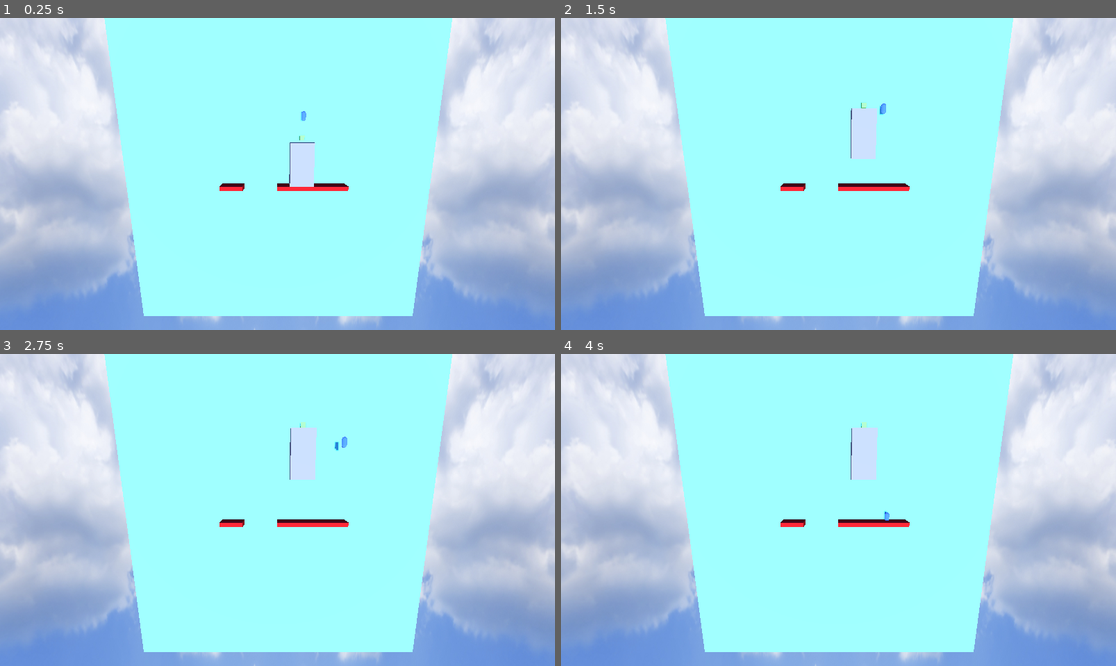
Above: before the commit, frames 1-4 (two rows, left to right).
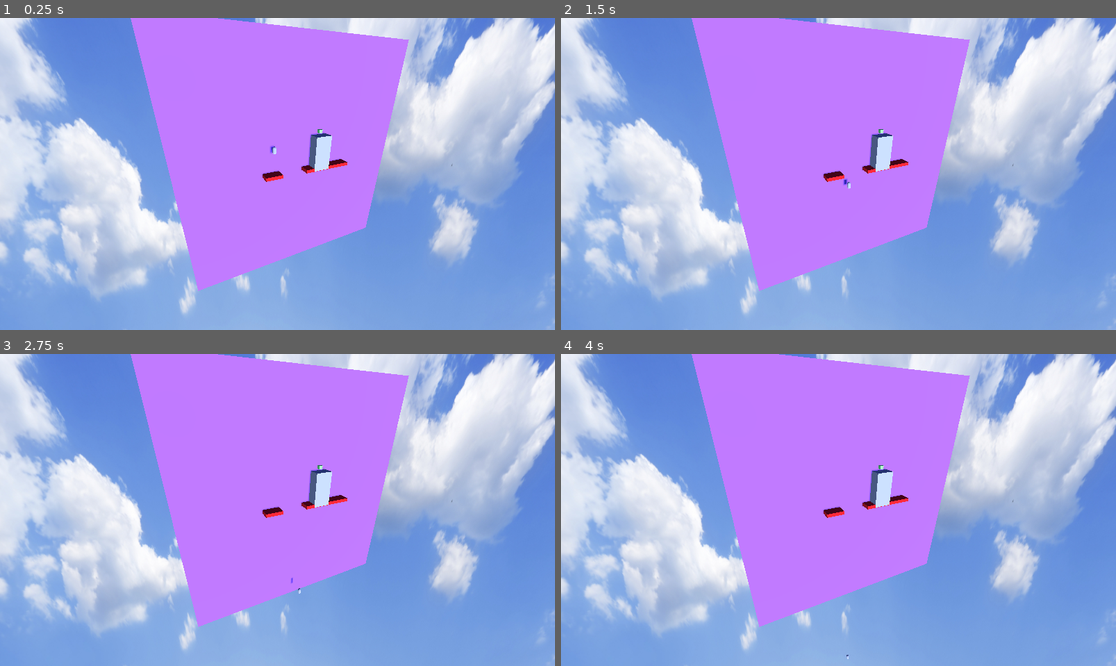
Above: after the commit, the same moments.

Repository: AtlasWongy/gmtk_game_jam_2024
Game: Godot game, scene res://Game.tscn
The game is run twice, just before and just after one commit, with the same random seed, the same clock (stepped at 60 frames per second) and the same inputs. This scene is started directly instead of the project's main scene.
Inputs:
- Up to frame 1 (0.25 s): no input
- Up to frame 2 (1.5 s): tap Enter (ui_accept) at 0.5, 0.77 s; hold Right (ui_right) 0.53-1.28 s; hold Down (ui_down) from 1.28 s (still down)
- Up to frame 3 (2.75 s): tap Enter (ui_accept) at 1.52 s; release Down (ui_down) at 2.03 s; hold Right (ui_right) from 2.03 s (still down)
- Up to frame 4 (4 s): release Right (ui_right) at 2.78 s; hold Up (ui_up) 2.78-3.53 s; tap Enter (ui_accept) at 3.02, 3.77 s; hold Left (ui_left) from 3.53 s (still down)

The runs differ from the first frame. In frame 1, 79% of the frame differs, in the area x 0-100%, y 0-100%; in frame 2, 79%; in frame 3, 79%; in frame 4, 79%.

Commit message:
Added flag

Diff:
--- a/Game.tscn
+++ b/Game.tscn
@@ -4,11 +4,15 @@
 [ext_resource type="PackedScene" uid="uid://dma2hkr6ihng3" path="res://objects/Gate/gate.tscn" id="2_4vs8i"]
 [ext_resource type="Script" path="res://objects/test_character.gd" id="4_b6nsf"]
 
-[sub_resource type="StandardMaterial3D" id="StandardMaterial3D_i3vra"]
-albedo_color = Color(0.454902, 1, 1, 1)
+[sub_resource type="StandardMaterial3D" id="StandardMaterial3D_vvsc4"]
+albedo_color = Color(0.54902, 0.305882, 0.823529, 0.776471)
 
-[sub_resource type="QuadMesh" id="QuadMesh_qkno2"]
-material = SubResource("StandardMaterial3D_i3vra")
+[sub_resource type="BoxMesh" id="BoxMesh_sxh4v"]
+material = SubResource("StandardMaterial3D_vvsc4")
+size = Vector3(1, 1, 2)
+
+[sub_resource type="ConcavePolygonShape3D" id="ConcavePolygonShape3D_h8te1"]
+data = PackedVector3Array(-0.5, 0.5, 1, 0.5, 0.5, 1, -0.5, -0.5, 1, 0.5, 0.5, 1, 0.5, -0.5, 1, -0.5, -0.5, 1, 0.5, 0.5, -1, -0.5, 0.5, -1, 0.5, -0.5, -1, -0.5, 0.5, -1, -0.5, -0.5, -1, 0.5, -0.5, -1, 0.5, 0.5, 1, 0.5, 0.5, -1, 0.5, -0.5, 1, 0.5, 0.5, -1, 0.5, -0.5, -1, 0.5, -0.5, 1, -0.5, 0.5, -1, -0.5, 0.5, 1, -0.5, -0.5, -1, -0.5, 0.5, 1, -0.5, -0.5, 1, -0.5, -0.5, -1, 0.5, 0.5, 1, -0.5, 0.5, 1, 0.5, 0.5, -1, -0.5, 0.5, 1, -0.5, 0.5, -1, 0.5, 0.5, -1, -0.5, -0.5, 1, 0.5, -0.5, 1, -0.5, -0.5, -1, 0.5, -0.5, 1, 0.5, -0.5, -1, -0.5, -0.5, -1)
 
 [sub_resource type="StandardMaterial3D" id="StandardMaterial3D_rjaae"]
 albedo_color = Color(1, 0.04, 0.04, 1)
@@ -38,36 +42,38 @@
 sky = SubResource("Sky_me7r3")
 ambient_light_color = Color(0, 0.698039, 0.733333, 1)
 
-[sub_resource type="StandardMaterial3D" id="StandardMaterial3D_jei4w"]
-albedo_color = Color(0.257616, 0.455869, 0.918367, 1)
-
-[sub_resource type="CapsuleMesh" id="CapsuleMesh_ltnmv"]
-material = SubResource("StandardMaterial3D_jei4w")
+[sub_resource type="CapsuleMesh" id="CapsuleMesh_tseff"]
 
 [sub_resource type="BoxShape3D" id="BoxShape3D_874k6"]
-size = Vector3(2.07422, 1, 1.05847)
+size = Vector3(0.904785, 1.86121, 1.05847)
 
 [node name="Game" type="Node"]
 
 [node name="Level" type="Node3D" parent="."]
 
 [node name="Marker3D" type="Marker3D" parent="Level"]
+transform = Transform3D(1, 0, 0, 0, 1, 0, 0, 0, 1, 0, 0, 38.9498)
 
 [node name="Camera3D" type="Camera3D" parent="Level/Marker3D"]
-transform = Transform3D(1, 0, 0, 0, 0.984808, 0.173648, 0, -0.173648, 0.984808, 0, 10.7081, 43.921)
+transform = Transform3D(0.906308, 0.178606, -0.383022, 0, 0.906308, 0.422618, 0.422618, -0.383022, 0.821394, -30.107, 24.1826, 48.0227)
 size = 57.1789
 
 [node name="DirectionalLight3D" type="DirectionalLight3D" parent="Level"]
-transform = Transform3D(1, 0, 0, 0, 1, 0, 0, 0, 1, 0, 44.4409, 0)
+transform = Transform3D(1, 0, 0, 0, 1, 0, 0, 0, 1, 0, 80.9809, 80.6287)
 shadow_enabled = true
 
-[node name="Background" type="MeshInstance3D" parent="Level"]
-transform = Transform3D(69.2749, 0, 0, 0, 69.2749, 0, 0, 0, 39.2507, 0.180075, 0.288888, -1.30527)
-mesh = SubResource("QuadMesh_qkno2")
+[node name="BackgroundCube" type="MeshInstance3D" parent="Level"]
+transform = Transform3D(69.2749, 0, 0, 0, 69.2749, 0, 0, 0, 39.2507, 0, 0, 0)
+mesh = SubResource("BoxMesh_sxh4v")
 skeleton = NodePath("../..")
 
+[node name="StaticBody3D" type="StaticBody3D" parent="Level/BackgroundCube"]
+
+[node name="CollisionShape3D" type="CollisionShape3D" parent="Level/BackgroundCube/StaticBody3D"]
+shape = SubResource("ConcavePolygonShape3D_h8te1")
+
 [node name="MeshInstance3D" type="MeshInstance3D" parent="Level"]
-transform = Transform3D(1, -9.47623e-05, 7.20662e-05, 9.47623e-05, 1, -2.74374e-05, -7.20662e-05, 2.74374e-05, 1, -10, 0, 0)
+transform = Transform3D(1, -9.47623e-05, 7.20662e-05, 9.47623e-05, 1, -2.74374e-05, -7.20662e-05, 2.74374e-05, 1, -10, 0, 40.758)
 mesh = SubResource("BoxMesh_cq13r")
 skeleton = NodePath("../..")
 
@@ -78,7 +84,7 @@
 shape = SubResource("ConcavePolygonShape3D_ej5oe")
 
 [node name="MeshInstance3D2" type="MeshInstance3D" parent="Level"]
-transform = Transform3D(1.01669, -0.000192686, 0.000146541, 0.00019269, 1.01669, -5.57839e-05, -0.000146536, 5.57978e-05, 1.01669, 7.59307, 0, 0)
+transform = Transform3D(1, -0.000189519, 0.000144141, 0.000189527, 1, -5.48545e-05, -0.00014413, 5.48818e-05, 1, 7.59307, 0, 40.758)
 mesh = SubResource("BoxMesh_ipxim")
 skeleton = NodePath("../MeshInstance3D")
 
@@ -91,15 +97,15 @@
 environment = SubResource("Environment_dqqoc")
 
 [node name="Gate" parent="Level" instance=ExtResource("2_4vs8i")]
+transform = Transform3D(1.01669, -0.000192686, 0.000146541, 0.00019269, 1.01669, -5.57839e-05, -0.000146536, 5.57978e-05, 1.01669, 5.211, 4.679, 40.758)
 
 [node name="Test Character" type="CharacterBody3D" parent="Level"]
-transform = Transform3D(0.5, 0, 0, 0, 1, 0, 0, 0, 1, 0, 14.5105, 0)
+transform = Transform3D(1, 0, 0, 0, 1, 0, 0, 0, 1, -9.44997, 7.59655, 40.758)
 script = ExtResource("4_b6nsf")
 
 [node name="MeshInstance3D3" type="MeshInstance3D" parent="Level/Test Character"]
-transform = Transform3D(2, 0, 0, 0, 1, 0, 0, 0, 1, 10.9468, 1.03496, -0.151052)
-mesh = SubResource("CapsuleMesh_ltnmv")
+mesh = SubResource("CapsuleMesh_tseff")
 
 [node name="CollisionShape3D" type="CollisionShape3D" parent="Level/Test Character"]
-transform = Transform3D(1, 0, 0, 0, 1, 0, 0, 0, 1, 10.9544, 0.747402, -0.106356)
+transform = Transform3D(1, 0, 0, 0, 1, 0, 0, 0, 1, -0.0119629, 0, 0)
 shape = SubResource("BoxShape3D_874k6")
--- /dev/null
+++ b/objects/Flag/flag.gd
@@ -0,0 +1,4 @@
+extends Area3D
+
+func _on_body_entered(body: Node3D) -> void:
+	print(body)
--- /dev/null
+++ b/objects/Flag/flag.tscn
@@ -0,0 +1,24 @@
+[gd_scene load_steps=5 format=3 uid="uid://d1e0ugdqkbr86"]
+
+[ext_resource type="Script" path="res://objects/Flag/flag.gd" id="1_hg3ic"]
+
+[sub_resource type="StandardMaterial3D" id="StandardMaterial3D_3ibqu"]
+albedo_color = Color(0.976471, 0.509804, 0.513726, 1)
+
+[sub_resource type="CylinderMesh" id="CylinderMesh_gl5h3"]
+material = SubResource("StandardMaterial3D_3ibqu")
+
+[sub_resource type="BoxShape3D" id="BoxShape3D_n3hp8"]
+size = Vector3(1, 1.78992, 5.09094)
+
+[node name="Flag" type="Area3D"]
+script = ExtResource("1_hg3ic")
+
+[node name="Area3D" type="MeshInstance3D" parent="."]
+mesh = SubResource("CylinderMesh_gl5h3")
+
+[node name="CollisionShape3D" type="CollisionShape3D" parent="."]
+transform = Transform3D(1, 0, 0, 0, 1, 0, 0, 0, 1, 0, 0, 2)
+shape = SubResource("BoxShape3D_n3hp8")
+
+[connection signal="body_entered" from="." to="." method="_on_body_entered"]
--- a/objects/Gate/Gate.gd
+++ b/objects/Gate/Gate.gd
@@ -3,8 +3,8 @@
 var open:bool = false
 
 
-func _on_sensor_activate() -> void:
-	if(!open):
+func _on_sensor_activate(body) -> void:
+	if(!open and body is CharacterBody3D):
 		print("detected!")
 		print(global_position)
 		#translate(Vector3i(0,10,0))
--- a/objects/Sensor/sensor.gd
+++ b/objects/Sensor/sensor.gd
@@ -12,4 +12,4 @@
 
 
 func _on_area_3d_body_entered(body: Node3D) -> void:
-	sensor_activate.emit()
+	sensor_activate.emit(body)
--- a/objects/test_character.gd
+++ b/objects/test_character.gd
@@ -2,7 +2,7 @@
 
 
 const SPEED = 5.0
-const JUMP_VELOCITY = 4.5
+const JUMP_VELOCITY = 20
 
 
 func _physics_process(delta: float) -> void:
